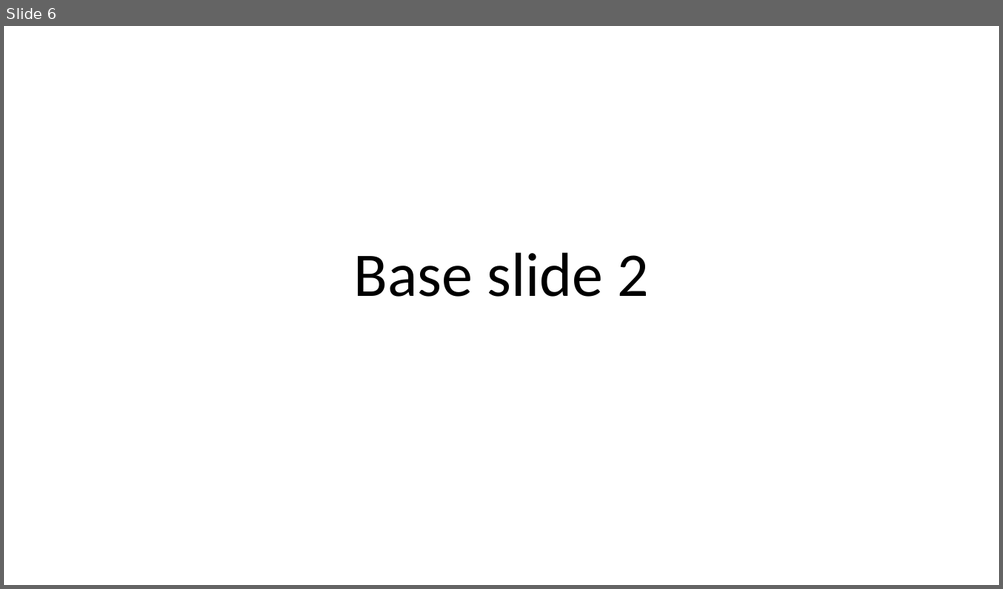
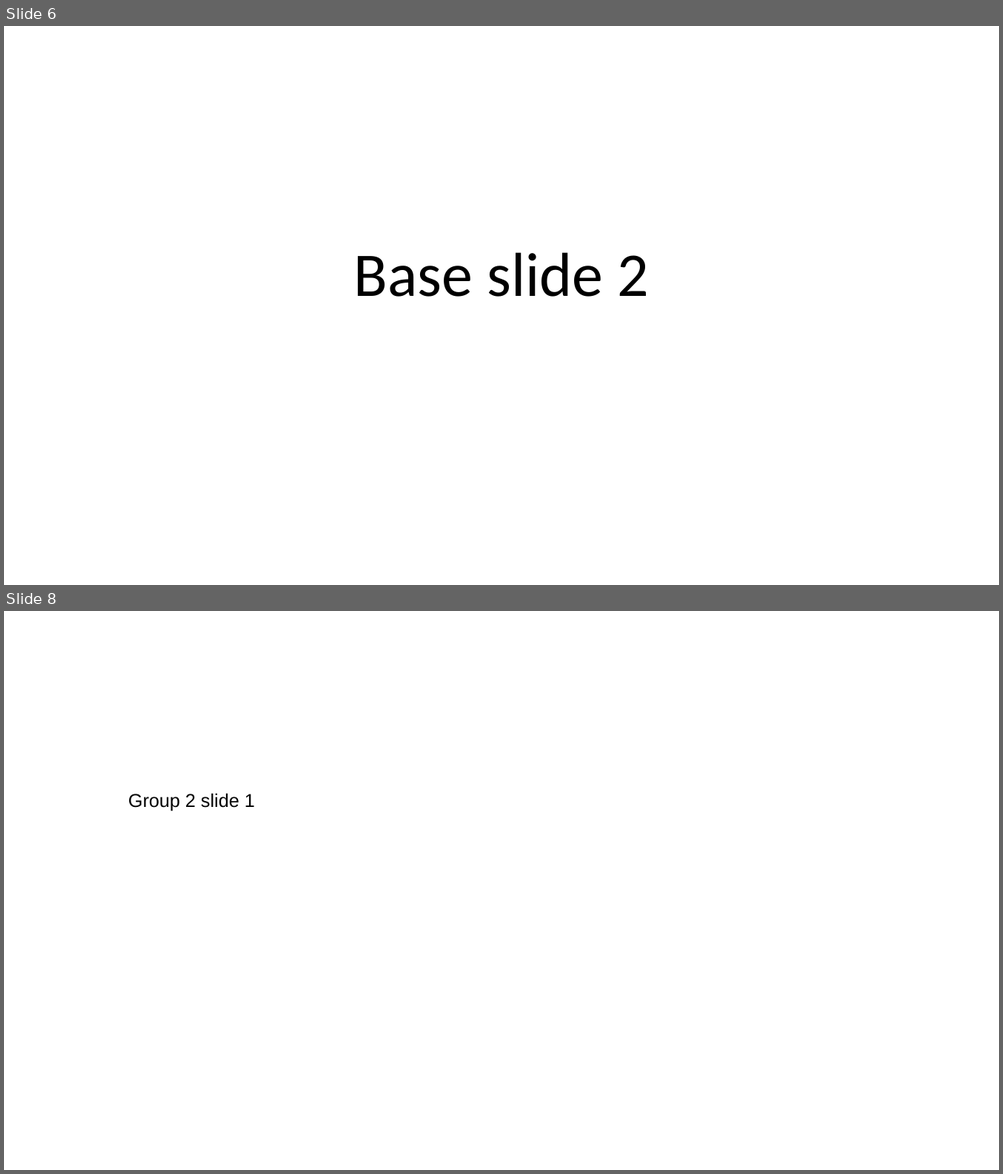
Before and after one commit to neopragma/docgen, a slide deck: spec/data/temp.pptx. Shown one above the other, each under a label of ours: slide 6 before the commit, slides 6 and 8 after it; the slides between them are not shown. The pictures are 1003x589 and 1003x1174 pixels, drawn with LibreOffice and Linux fonts; fonts in the diff are those of the drawing. Boxes give left, top, right and bottom in pixels: in the first picture for what was removed or moved away, otherwise in the second. Text is boxed around its words. In the diff, an @@ line names an element or a change of style, - is before the commit and + after.

```diff
--- a/spec/data/temp.pptx
+++ b/spec/data/temp.pptx
@@ slide 8 added at box(4, 611, 999, 1170), background #FFFFFF @@
@@ title added at box(128, 793, 255, 812), 18 pt, text #000000 @@
+Group 2 slide 1
```
Also in this commit, not shown: 3 other slides added, 4 other files.
